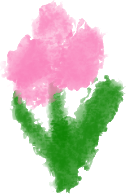
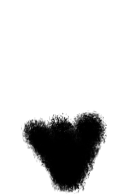
Two versions of the same layered image (126x194). Layer-by-layer changes:
added layer "Char" above "Plant" over [20, 109, 108, 194]
renamed "Pasted Layer" to "Plant", hid it over [0, 0, 126, 194]
